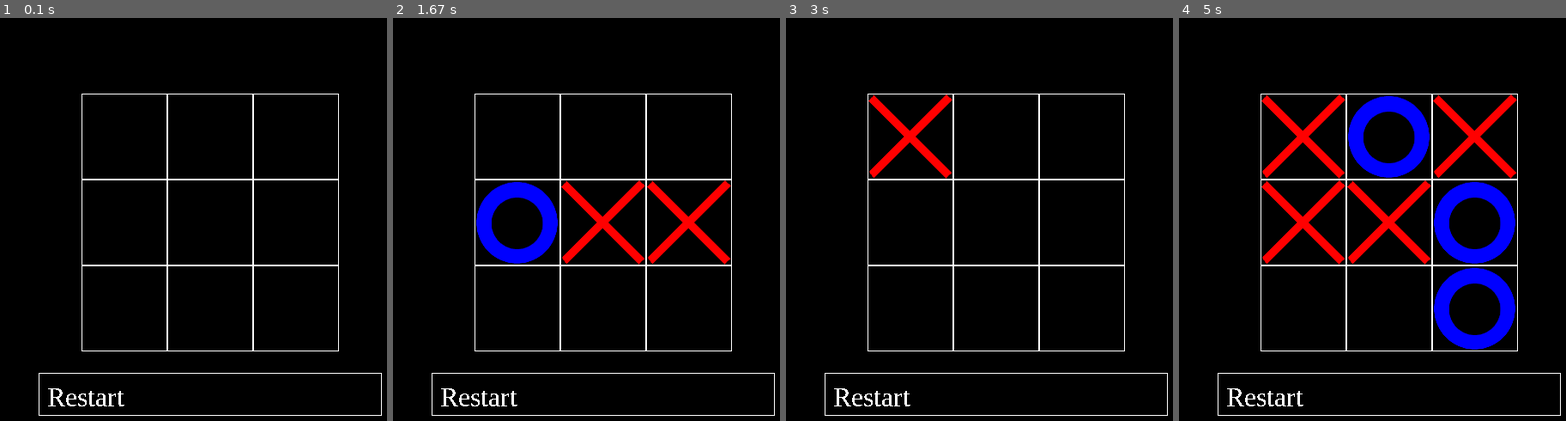
Above: before the commit, frames 1-4 (left to right).
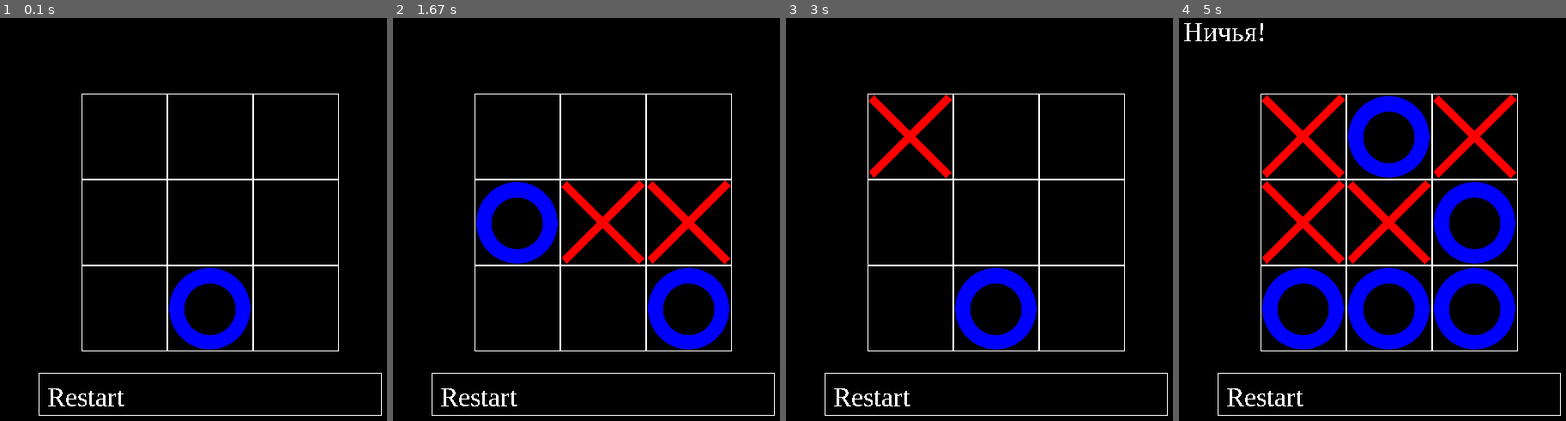
Above: after the commit, the same moments.

Repository: Mixanio/PyGameProject
Game: pygame game, started from main.py
Two runs of this game, one before a commit and one after it. Both use one fixed random seed, a clock stepped at 60 frames per second and the inputs below.
Inputs (mouse positions are in pixels of both pictures, inside the frame that each line leads up to):
- Up to frame 1 (0.1 s): no input
- Up to frame 2 (1.67 s): click "Restart" at 0.38 s; click (605, 251) at 0.72 s; click (652, 259) at 1.55 s
- Up to frame 3 (3 s): click (894, 138) at 1.88 s; click (975, 332) at 2.22 s; click (1157, 384) at 2.55 s; click (936, 134) at 2.88 s
- Up to frame 4 (5 s): click (1500, 183) at 3.22 s; click "Restart" at 3.55 s; click (1480, 146) at 3.88 s; click (1264, 138) at 4.22 s; click (1407, 203) at 4.55 s; click (1264, 195) at 4.88 s

The runs differ from the first frame. In frame 1, 2.1% of the frame differs, in the area x 43-65%, y 61-83%; in frame 2, 2.1%; in frame 3, 2.1%; in frame 4, 4.4%, in the area x 1-65%, y 1-83%.

Commit message:
Add files via upload

Diff:
--- a/ai.py
+++ b/ai.py
@@ -5,56 +5,87 @@
 def ai(pole, params): # 1 - ai, 2 - player
     turn = True
     isfull = False
-    if params == 0:
-        while not isfull:
-            isfull = True
-            for i in pole:
-                if 0 in i:
-                    isfull = False
-            x = randint(0, 2)
-            y = randint(0, 2)
-            if pole[y][x] == 0:
-                pole[y][x] = 1
-                break
-    elif params == 1:
-        for i in pole: # по горизонтали
-            if sum(i) == 4 or (sum(i) == 2 and 2 not in i):
-                for j in i:
-                    if j == 0:
-                        if 0 in i:
-                            pole[pole.index(i)][i.index(j)] = 1
+    if not isfull:
+        if params == 0:
+            while not isfull:
+                isfull = True
+                for i in pole:
+                    if 0 in i:
+                        isfull = False
+                x = randint(0, 2)
+                y = randint(0, 2)
+                if pole[y][x] == 0:
+                    pole[y][x] = 1
+                    break
+        elif params == 1:
+            for i in pole: # по горизонтали
+                if (sum(i) == 4 or (sum(i) == 2 and 2 not in i)) and 0 in i:
+                    for j in i:
+                        if j == 0:
+                            if 0 in i:
+                                pole[pole.index(i)][i.index(j)] = 1
+                                turn = False
+                                break
+            if turn: # по вертикали
+                for i in range(0, 3):
+                    x = []
+                    for j in range(0, 3):
+                        x.append(pole[j][i])
+                    if (sum(x) == 4 or (sum(x) == 2 and 2 not in x)) and 0 in x:
+                        if 0 in x:
+                            pole[x.index(0)][i] = 1
                             turn = False
                             break
-        if turn: # по вертикали
-            for i in range(0, 3):
+            if turn: # по диагонали 1
                 x = []
-                for j in range(0, 3):
-                    x.append(pole[j][i])
-                if sum(x) == 4 or (sum(x) == 2 and 2 not in x):
-                    if 0 in x:
-                        pole[x.index(0)][i] = 1
+                for i in range(0, 3):
+                    x.append(pole[i][i])
+                if (sum(x) == 4 or (sum(x) == 2 and 2 not in x)) and 0 in x:
+                    if pole[x.index(0)][x.index(0)] == 0:
+                        pole[x.index(0)][x.index(0)] = 1
                         turn = False
+            if turn: # по диагонали 2
+                x = []
+                for i in range(0, 3):
+                    x.append(pole[i][2 - i])
+                if (sum(x) == 4 or (sum(x) == 2 and 2 not in x)) and 0 in x:
+                    if pole[x.index(0)][2 - x.index(0)] == 0:
+                        pole[x.index(0)][2 - x.index(0)] = 1
+                        turn = False
+            if turn:
+                while not isfull:
+                    isfull = True
+                    for i in pole:
+                        if 0 in i:
+                            isfull = False
+                    x = randint(0, 2)
+                    y = randint(0, 2)
+                    if pole[y][x] == 0:
+                        pole[y][x] = 1
                         break
-        if turn: # по диагонали 1
-            x = []
-            for i in range(0, 3):
-                x.append(pole[i][i])
-            if sum(x) == 4 or (sum(x) == 2 and 2 not in x):
-                if pole[i][i] == 0:
-                    pole[i][i] = 1
-                    turn = False
-        if turn: # по диагонали 2
-            x = []
-            for i in range(0, 3):
-                x.append(pole[i][2 - i])
-            if sum(x) == 4 or (sum(x) == 2 and 2 not in x):
-                if pole[i][2 - i] == 0:
-                    pole[i][2 - i] = 1
-                    turn = False
-    elif params == 2:
-        pass
+        elif params == 2:
+            pass
     return pole
 
 
 def check_win(pole):
+    for i in pole:
+        if 0 not in i and sum(i) % 3 == 0:
+            return sum(i) // 3
+    line = []
+    for i in range(0, 3):
+        line.append(pole[i][i])
+    if 0 not in line and sum(line) % 3 == 0:
+        return sum(line) // 3
+    line = []
+    for i in range(0, 3):
+        line.append(pole[i][2 - i])
+    if 0 not in line and sum(line) % 3 == 0:
+        return sum(line) // 3
+    for x in range(0, 3):
+        line = []
+        for y in range(0, 3):
+            line.append(pole[y][x])
+        if 0 not in line and sum(line) % 3 == 0:
+            return sum(line) // 3
     return 0
--- a/main.py
+++ b/main.py
@@ -1,7 +1,6 @@
 # -*- coding: utf-8 -*-
 import pygame
 import ai
-from random import randint
 
 
 class Board:
@@ -13,6 +12,8 @@
         self.top = 10
         self.cell_size = 30
         self.turn = 2
+        self.win = 0
+        self.isfull = False
 
     def render(self, screen):
         img_x = pygame.image.load('img/X.png')
@@ -29,16 +30,13 @@
                     self.cell_size), 1)
 
     def on_click(self, cell):
-        try:
-            if self.board[cell[1]][cell[0]] == 0:
-                if self.turn:
+        if not self.win:
+            try:
+                if self.board[cell[1]][cell[0]] == 0:
                     self.board[cell[1]][cell[0]] = 2
                     self.turn = True
-                else:
-                    self.board[cell[1]][cell[0]] = 2
-                    self.turn = True
-        except TypeError:
-            pass
+            except TypeError:
+                pass
 
     def get_cell(self, mouse_pos):
         cell_x = (mouse_pos[0] - self.left) // self.cell_size
@@ -58,25 +56,30 @@
 
     def restart(self):
         self.board = [[0] * self.width for _ in range(self.height)]
+        self.win = 0
+        self.isfull = False
 
 class Buttons:
-    def __init__(self, x, y, width, height, text='', font=14):
+    def __init__(self, command, x, y, width, height, text='', font=14, x_text=10, y_text=10):
         self.width = width
         self.height = height
         self.x = x
         self.y = y
+        self.x_text = x_text
+        self.y_text = y_text
         self.text = text
         self.font = font
+        self.command = command
 
     def render(self, screen):
         pygame.draw.rect(screen, pygame.Color("white"), (self.x, self.y, self.width, self.height), 1)
         font = pygame.font.SysFont('Times New Roman', self.font)
         t = font.render(self.text, False, pygame.Color("white"))
-        screen.blit(t, (self.x + 10, self.y + 10))
+        screen.blit(t, (self.x + self.x_text, self.y + self.y_text))
 
     def click(self, mouse_pos):
         if mouse_pos[0] in range(self.x, self.x + self.width + 1) and mouse_pos[1] in range(self.y, self.y + self.height + 1):
-            board.restart()
+            self.command()
 
 
 pygame.init()
@@ -84,7 +87,8 @@
 screen = pygame.display.set_mode(size)
 pygame.display.set_caption('Крестики-нолики')
 board = Board(3, 3)
-button = Buttons(50,425,400,50,text='Restart',font=32)
+button = Buttons(board.restart,50,425,400,50,text='Restart',font=32,x_text=10,y_text=10)
+font = pygame.font.SysFont('Times New Roman', 32)
 board.set_view(100, 100, 100)
 
 running = True
@@ -98,9 +102,25 @@
     screen.fill((0, 0, 0))
     board.render(screen)
     button.render(screen)
-    if not ai.check_win(board.board) and board.turn:
-        ai.ai(board.board, 1)
-        board.turn = False
+    board.win = ai.check_win(board.board)
+    if not board.isfull:
+        if board.turn and board.win == 0:
+            board.board = ai.ai(board.board, 1)
+            board.turn = False
+        if board.win == 1:
+            t = font.render('Вы проиграли!', False, pygame.Color("white"))
+            screen.blit(t, (10, 10))
+        elif board.win == 2:
+            t = font.render('Вы выиграли!', False, pygame.Color("white"))
+            screen.blit(t, (10, 10))
+        else:
+            board.isfull = True
+            for i in board.board:
+                if 0 in i:
+                    board.isfull = False
+    else:
+        t = font.render('Ничья!', False, pygame.Color("white"))
+        screen.blit(t, (10, 10))
     pygame.time.Clock().tick(30)
     pygame.display.flip()
 pygame.quit()
